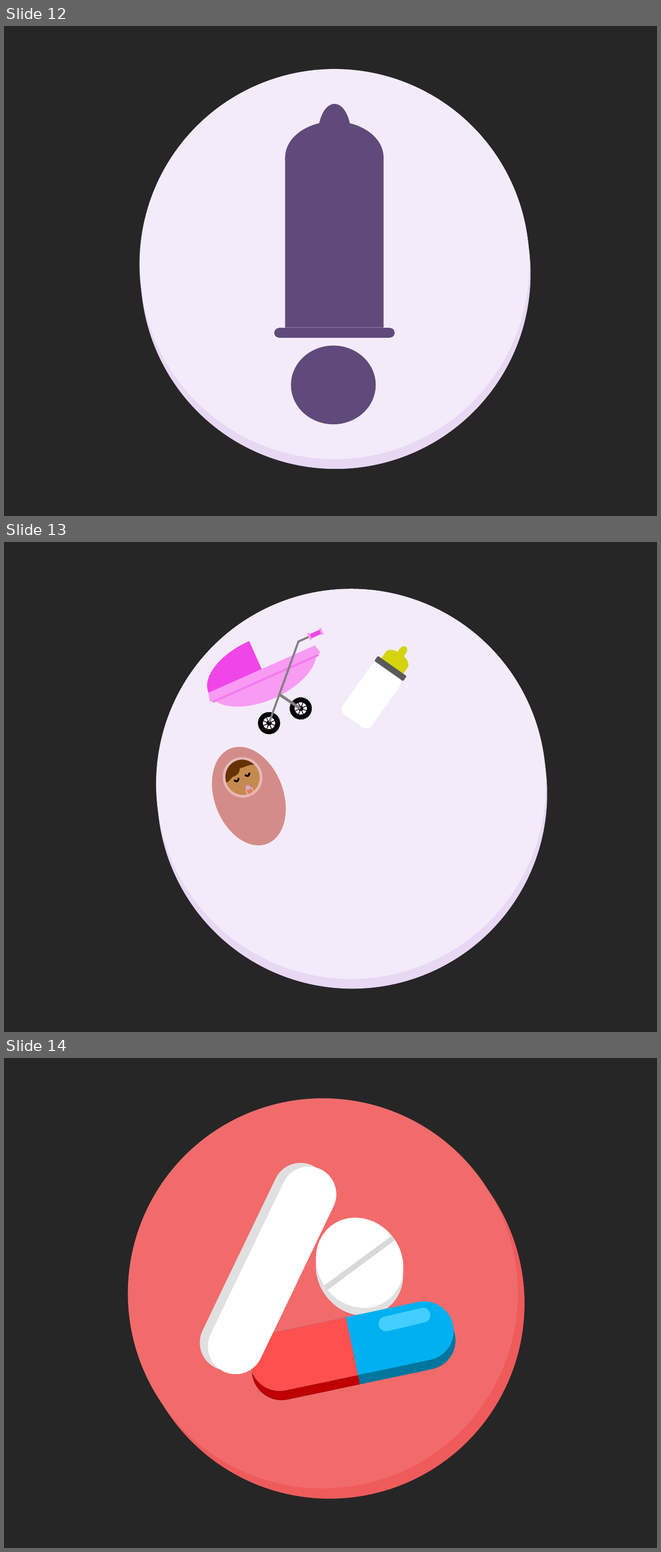
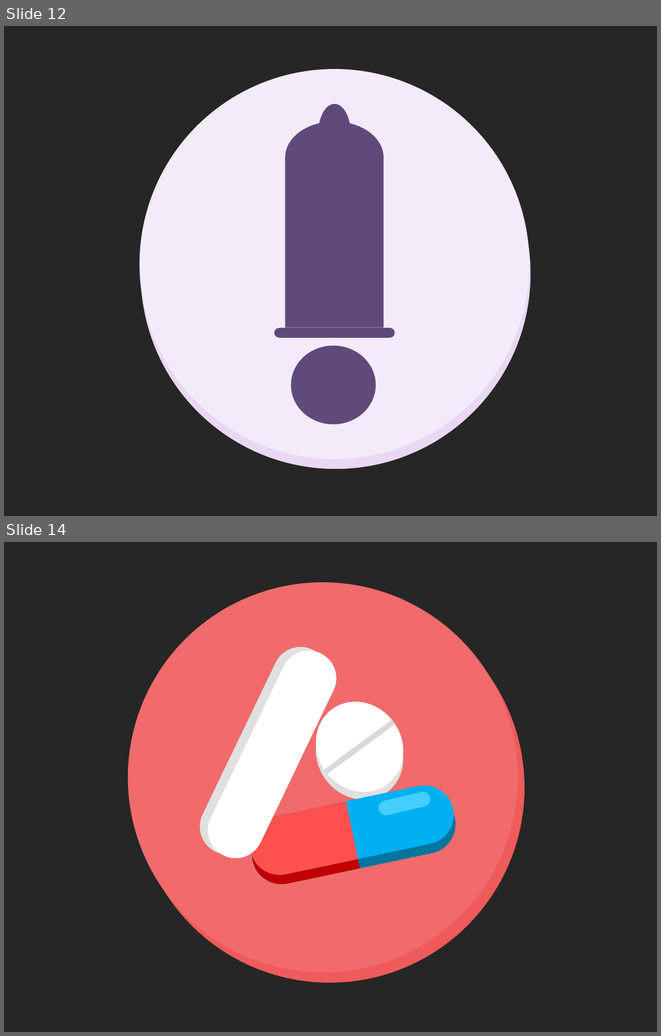
Before and after one commit to gustavogitzel/Discussex, a slide deck: Rascunhos/Logo - PP2.pptx. Shown one above the other, each under a label of ours: slides 12, 13 and 14 before the commit, slides 12 and 14 after it; the slides between them are not shown. The pictures are 661x1552 and 661x1036 pixels, drawn with LibreOffice and Linux fonts; fonts in the diff are those of the drawing. Boxes give left, top, right and bottom in pixels: in the first picture for what was removed or moved away, otherwise in the second. Text is boxed around its words. In the diff, an @@ line names an element or a change of style, - is before the commit and + after.

```diff
--- a/Rascunhos/Logo - PP2.pptx
+++ b/Rascunhos/Logo - PP2.pptx
@@ slide 13 removed at <box>4,542,657,1032</box>, background #262626 @@
@@ ellipse removed at <box>156,589,546,979</box> @@
@@ ellipse removed at <box>158,599,547,989</box> @@
@@ group removed at <box>196,618,327,737</box>: 8 lines, 4 rectangles, 3 rounded rectangles, 2 freeform shapes, 2 ellipses, 2 donuts, 1 trapezoid @@
@@ group removed at <box>339,645,412,731</box>: 2 rounded rectangles, 2 flow chart delays, 1 rectangle @@
@@ group removed at <box>199,736,299,856</box>: 5 freeform shapes, 4 ellipses, 2 donuts @@
```
Also in this commit, not shown: 1 slide changed, 1 slide added, 1 other file.
